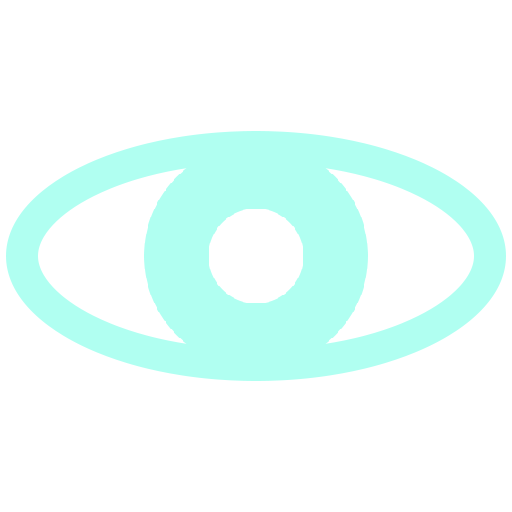
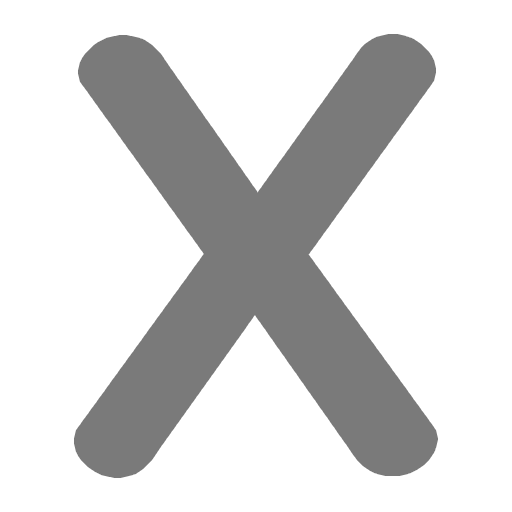
Before/after of a 512 × 512 layered artwork. What changed in the layer stack:
added layer "Visited" above "Target" over [92, 52, 420, 460]
renamed "Ellipse 2" to "Eye", hid it over [6, 131, 506, 381]
